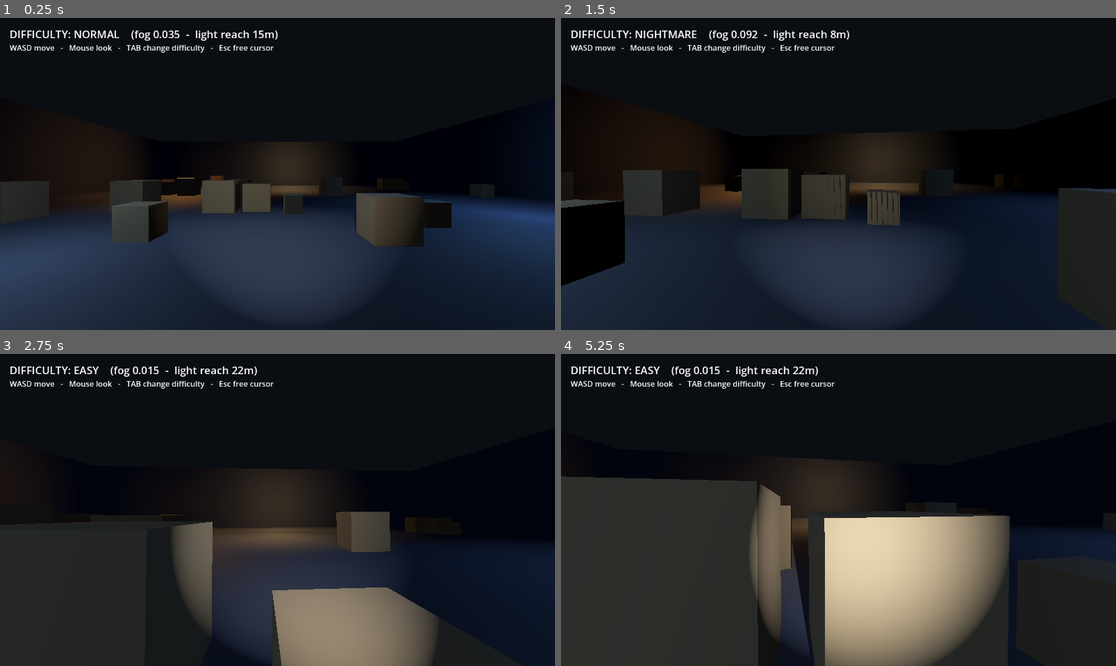
Above: before the commit, frames 1-4 (two rows, left to right).
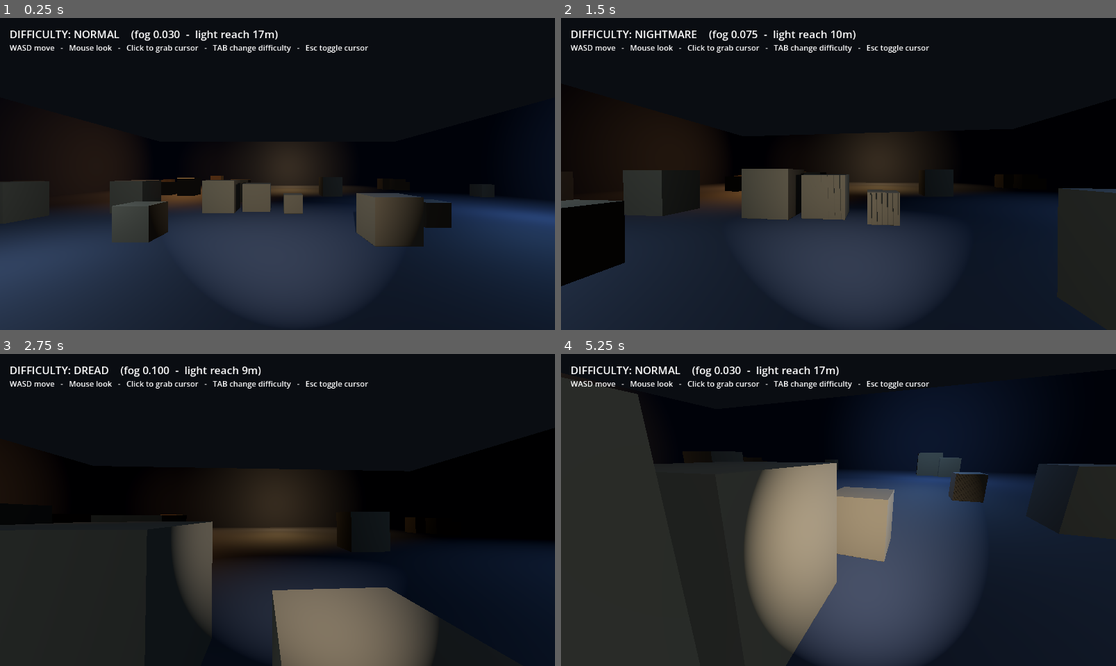
Above: after the commit, the same moments.

Repository: Ehido/gamedev
Game: Godot game, scene res://Main.tscn
Two runs of this game, one before a commit and one after it. Both use one fixed random seed, a clock stepped at 60 frames per second and the inputs below.
Inputs (mouse positions are in pixels of both pictures, inside the frame that each line leads up to):
- Up to frame 1 (0.25 s): no input
- Up to frame 2 (1.5 s): tap Enter at 0.5, 1.25 s; move the mouse to (866, 174) at 0.52 s; hold W from 0.53 s (still down); tap Tab at 0.6, 1.35 s; move the mouse to (810, 174) at 1.27 s
- Up to frame 3 (2.75 s): keep holding W; tap Enter at 2 s; move the mouse to (288, 503) at 2.02 s; tap Tab at 2.1 s
- Up to frame 4 (5.25 s): tap Enter at 2.75, 3.5, 4.25 s; move the mouse to (832, 516) at 2.77 s; tap Tab every 0.75 s from 2.85 to 5.1 s; move the mouse to (877, 513) at 3.52 s; tap Escape at 4.15 s; move the mouse to (672, 463) at 4.27 s; release W at 4.28 s; hold A 4.28-5.03 s; click (672, 463) at 4.42 s; move the mouse to (866, 510) at 5.02 s; hold S from 5.03 s (still down); click (866, 510) at 5.17 s

The runs differ from the first frame. In frame 1, 0.7% of the frame differs, in the area x 22-67%, y 4-63%; in frame 2, 3.6%; in frame 3, 4.6%; in frame 4, 36%, in the area x 0-100%, y 4-100%.

Commit message:
MURK: cursor toggle + 3 extra darkness tiers
- Fix mouse capture: Esc now toggles the cursor (free <-> grabbed) and a
  click re-captures it, so you can look around again after pressing Esc.
- Add DREAD, ABYSS, PITCH difficulty tiers below NIGHTMARE (7 total).
  Darker = thicker fog + lower ambient, but the flashlight stays strong so
  even PITCH is oppressive-yet-playable, not an annoying black screen.
- Rebuild the prebuilt Windows MURK.exe.

Diff:
--- a/games/murk/scripts/Difficulty.gd
+++ b/games/murk/scripts/Difficulty.gd
@@ -5,30 +5,49 @@
 
 signal changed
 
-enum Level { EASY, NORMAL, HARD, NIGHTMARE }
+enum Level { EASY, NORMAL, HARD, NIGHTMARE, DREAD, ABYSS, PITCH }
 
 var level: int = Level.NORMAL
 
+# The darker tiers thicken the fog and drop the ambient light, but the
+# flashlight stays strong on purpose: darkness should feel oppressive, never
+# "I literally can't see, this is just annoying". PITCH is the floor of
+# viability, not a black screen.
 const PRESETS := {
 	Level.EASY: {
 		"name": "EASY",
-		"fog": 0.015, "fog_color": Color(0.55, 0.60, 0.66),
-		"light_range": 22.0, "light_energy": 6.0, "ambient": 0.30,
+		"fog": 0.012, "fog_color": Color(0.56, 0.61, 0.67),
+		"light_range": 24.0, "light_energy": 6.0, "ambient": 0.32,
 	},
 	Level.NORMAL: {
 		"name": "NORMAL",
-		"fog": 0.035, "fog_color": Color(0.46, 0.49, 0.56),
-		"light_range": 15.0, "light_energy": 5.0, "ambient": 0.20,
+		"fog": 0.030, "fog_color": Color(0.48, 0.51, 0.58),
+		"light_range": 17.0, "light_energy": 5.5, "ambient": 0.22,
 	},
 	Level.HARD: {
 		"name": "HARD",
-		"fog": 0.060, "fog_color": Color(0.40, 0.42, 0.50),
-		"light_range": 11.0, "light_energy": 4.5, "ambient": 0.13,
+		"fog": 0.050, "fog_color": Color(0.42, 0.44, 0.52),
+		"light_range": 13.0, "light_energy": 5.0, "ambient": 0.15,
 	},
 	Level.NIGHTMARE: {
 		"name": "NIGHTMARE",
-		"fog": 0.092, "fog_color": Color(0.34, 0.36, 0.45),
-		"light_range": 8.0, "light_energy": 4.0, "ambient": 0.08,
+		"fog": 0.075, "fog_color": Color(0.37, 0.39, 0.48),
+		"light_range": 10.0, "light_energy": 4.8, "ambient": 0.10,
+	},
+	Level.DREAD: {
+		"name": "DREAD",
+		"fog": 0.100, "fog_color": Color(0.33, 0.35, 0.44),
+		"light_range": 9.0, "light_energy": 4.8, "ambient": 0.075,
+	},
+	Level.ABYSS: {
+		"name": "ABYSS",
+		"fog": 0.130, "fog_color": Color(0.30, 0.32, 0.41),
+		"light_range": 8.0, "light_energy": 4.8, "ambient": 0.055,
+	},
+	Level.PITCH: {
+		"name": "PITCH",
+		"fog": 0.160, "fog_color": Color(0.27, 0.29, 0.38),
+		"light_range": 7.0, "light_energy": 4.8, "ambient": 0.040,
 	},
 }
 
--- a/games/murk/scripts/Main.gd
+++ b/games/murk/scripts/Main.gd
@@ -136,7 +136,7 @@
 	canvas.add_child(_hud)
 	var help := Label.new()
 	help.position = Vector2(20, 50)
-	help.text = "WASD move   -   Mouse look   -   TAB change difficulty   -   Esc free cursor"
+	help.text = "WASD move   -   Mouse look   -   Click to grab cursor   -   TAB change difficulty   -   Esc toggle cursor"
 	canvas.add_child(help)
 
 func _apply_difficulty() -> void:
--- a/games/murk/scripts/Player.gd
+++ b/games/murk/scripts/Player.gd
@@ -22,11 +22,22 @@
 		_pitch = clamp(_pitch - event.relative.y * mouse_sensitivity, -1.4, 1.4)
 		if _camera:
 			_camera.rotation.x = _pitch
+	elif event is InputEventMouseButton and event.pressed:
+		# Click back into the window to re-capture the mouse and look around again.
+		if Input.mouse_mode != Input.MOUSE_MODE_CAPTURED:
+			Input.mouse_mode = Input.MOUSE_MODE_CAPTURED
 	elif event is InputEventKey and event.pressed and not event.echo:
 		if event.keycode == KEY_ESCAPE:
-			Input.mouse_mode = Input.MOUSE_MODE_VISIBLE
+			_toggle_mouse()
 		elif event.keycode == KEY_TAB:
 			Difficulty.cycle()
+
+func _toggle_mouse() -> void:
+	# Esc frees the cursor; Esc again (or a click) grabs it back so you can keep looking.
+	if Input.mouse_mode == Input.MOUSE_MODE_CAPTURED:
+		Input.mouse_mode = Input.MOUSE_MODE_VISIBLE
+	else:
+		Input.mouse_mode = Input.MOUSE_MODE_CAPTURED
 
 func _physics_process(delta: float) -> void:
 	if is_on_floor():
